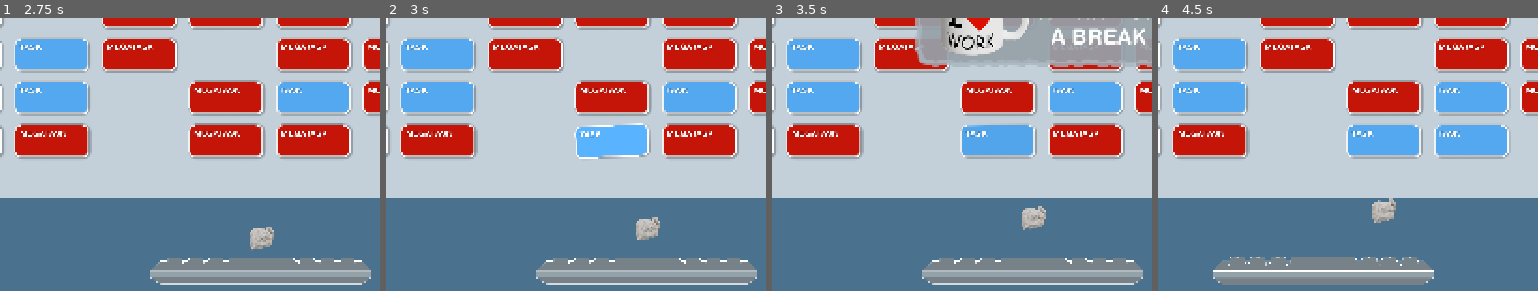
Above: before the commit, frames 1-4 (left to right).
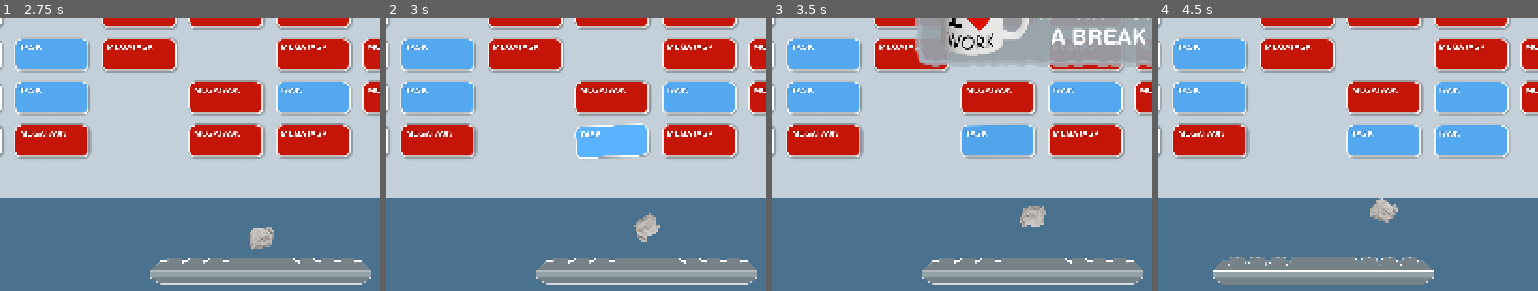
Above: after the commit, the same moments.

Repository: grkovalev/office-game
Game: Godot game, scene res://backlogarkanoid.tscn
The game is run twice, just before and just after one commit, with the same random seed, the same clock (stepped at 60 frames per second) and the same inputs. This scene is started directly instead of the project's main scene.
Inputs (mouse positions are % of the whole screen's width and height, from its top left):
- Up to frame 1 (2.75 s): click (18, 16) at 0.5 s; click (18, 16) at 1.25 s; click (18, 16) at 2 s
- Up to frame 2 (3 s): tap Enter at 2.75 s; move the mouse to (43, 71) at 2.77 s; hold Up (ui_up) from 2.78 s (still down); tap R at 2.85 s; click (43, 71) at 2.92 s
- Up to frame 3 (3.5 s): keep holding Up (ui_up); tap Space at 3.02 s
- Up to frame 4 (4.5 s): release Up (ui_up) at 3.5 s; drag from (80, 66) to (43, 71) at 3.52 s; tap Space at 4.25 s; move the mouse to (17, 34) at 4.27 s; hold Left (ui_left) from 4.28 s (still down); tap R at 4.35 s
The pictures show only the part of the screen within x 15-65%, y 50-100%; the shares and areas given below are measured in that part.

Frame 1 is identical in both runs. In frame 2, 0.3% of the frame differs, in the area x 65-73%, y 71-83%; in frame 3, 0.3%; in frame 4, 0.3%.

Commit message:
added ball rotation

Diff:
--- a/backlogarkanoid.tscn
+++ b/backlogarkanoid.tscn
@@ -139,7 +139,7 @@
 [node name="ball" type="Node2D" parent="." unique_id=630147723]
 
 [node name="ballctrl" type="Node2D" parent="ball" unique_id=687998390]
-position = Vector2(756, 966.99994)
+position = Vector2(756, 967)
 scale = Vector2(0.244, 0.244)
 
 [node name="ball_char" type="CharacterBody2D" parent="ball/ballctrl" unique_id=775356162]
--- a/ball_char.gd
+++ b/ball_char.gd
@@ -46,6 +46,9 @@
 var _bottom_hit_emitted_this_frame: bool = false
 ## True while the ball is playing the emerge-on-paddle scale animation; false before and after.
 var emergence_playing: bool = false
+## Rolling: angular speed = linear speed / radius. Impact spin scale on bounces.
+const ROLL_SIGN_X := -1.0  # moving right -> rotate clockwise (negative in Godot)
+const BOUNCE_SPIN_SCALE := 0.15
 
 func _ready() -> void:
 	var p_shape := paddle_coll.shape as RectangleShape2D
@@ -151,9 +154,11 @@
 		paddle_ignore_time -= delta
 
 	velocity = _ensure_not_too_flat(velocity, current_speed)
+	var vel_before_move: Vector2 = velocity
 	move_and_slide()
 
 	var hit_paddle := false
+	var paddle_bounce_normal := Vector2.ZERO
 	var first_bounce_normal := Vector2.ZERO
 	var bricks_hit: Array[Node] = []
 
@@ -172,6 +177,7 @@
 		var is_paddle := (collider == paddle) or (paddle_pressed != null and collider == paddle_pressed)
 		if is_paddle and paddle_ignore_time <= 0.0:
 			hit_paddle = true
+			paddle_bounce_normal = normal
 			_last_paddle_collider = collider
 		else:
 			var brick_node: Node = _get_brick_node(collider)
@@ -187,6 +193,7 @@
 		first_bounce_normal = path_normal
 
 	if hit_paddle:
+		_add_bounce_spin(paddle_bounce_normal if paddle_bounce_normal != Vector2.ZERO else Vector2.UP, vel_before_move)
 		_bounce_on_paddle()
 		paddle_bounced.emit()
 	elif bricks_hit.size() > 0:
@@ -200,6 +207,7 @@
 		velocity = -velocity
 		velocity = _ensure_not_too_flat(velocity, current_speed)
 
+		_add_bounce_spin(brick_normal if brick_normal != Vector2.ZERO else -vel_before_move.normalized(), vel_before_move)
 		if is_instance_valid(brick):
 			# Speed boost logic stays as before
 			if brick_speed_boost > 0.0:
@@ -219,6 +227,7 @@
 			if brick_normal != Vector2.ZERO:
 				global_position += brick_normal * (ball_radius * 2.5)
 	elif first_bounce_normal != Vector2.ZERO:
+		_add_bounce_spin(first_bounce_normal, vel_before_move)
 		velocity = velocity.bounce(first_bounce_normal)
 		velocity = _ensure_not_too_flat(velocity, current_speed)
 
@@ -227,6 +236,7 @@
 
 	velocity = _ensure_not_too_flat(velocity, current_speed)
 
+	_update_roll_rotation(delta)
 	_prev_global_position = global_position
 	_bottom_hit_emitted_this_frame = false
 
@@ -281,6 +291,25 @@
 		return parent
 	return null
 
+func _add_bounce_spin(normal: Vector2, vel_before: Vector2) -> void:
+	if ball_radius <= 0.0 or vel_before.length_squared() < 1.0:
+		return
+	# Impact spin: cross(normal, velocity) in 2D gives sense of "which way the ball was grazing"
+	var cross_val: float = normal.x * vel_before.y - normal.y * vel_before.x
+	ball_img.rotation += cross_val * BOUNCE_SPIN_SCALE / ball_radius
+
+func _update_roll_rotation(delta: float) -> void:
+	if velocity.length_squared() < 1.0:
+		return
+	var dist: float = velocity.length() * delta
+	var angle_delta: float = dist / ball_radius
+	# Moving right -> rotate clockwise (negative in Godot)
+	if abs(velocity.x) >= abs(velocity.y):
+		angle_delta *= ROLL_SIGN_X * sign(velocity.x)
+	else:
+		angle_delta *= -sign(velocity.y)
+	ball_img.rotation += angle_delta
+
 func _stick_to_paddle() -> void:
 	var p := paddle.global_position
 	var half_h := paddle_pressed_half_height if paddle_pressed_coll != null else paddle_half_height
@@ -289,6 +318,7 @@
 		p.y - half_h - ball_radius - 2.0
 	)
 	velocity = Vector2.ZERO
+	ball_img.rotation = 0.0
 
 func _bounce_on_paddle() -> void:
 	var paddle_pos: Vector2 = paddle.global_position
